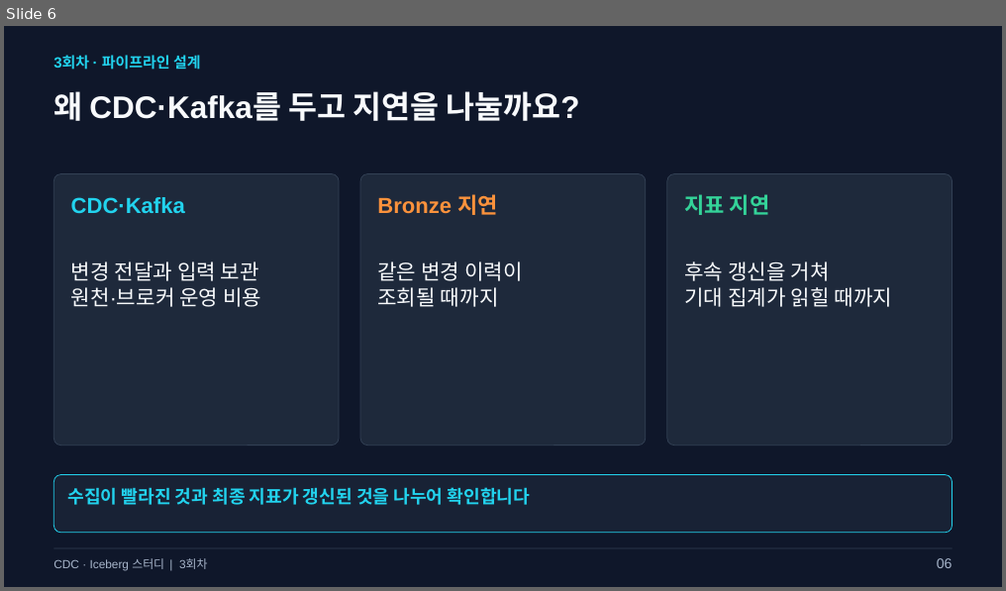
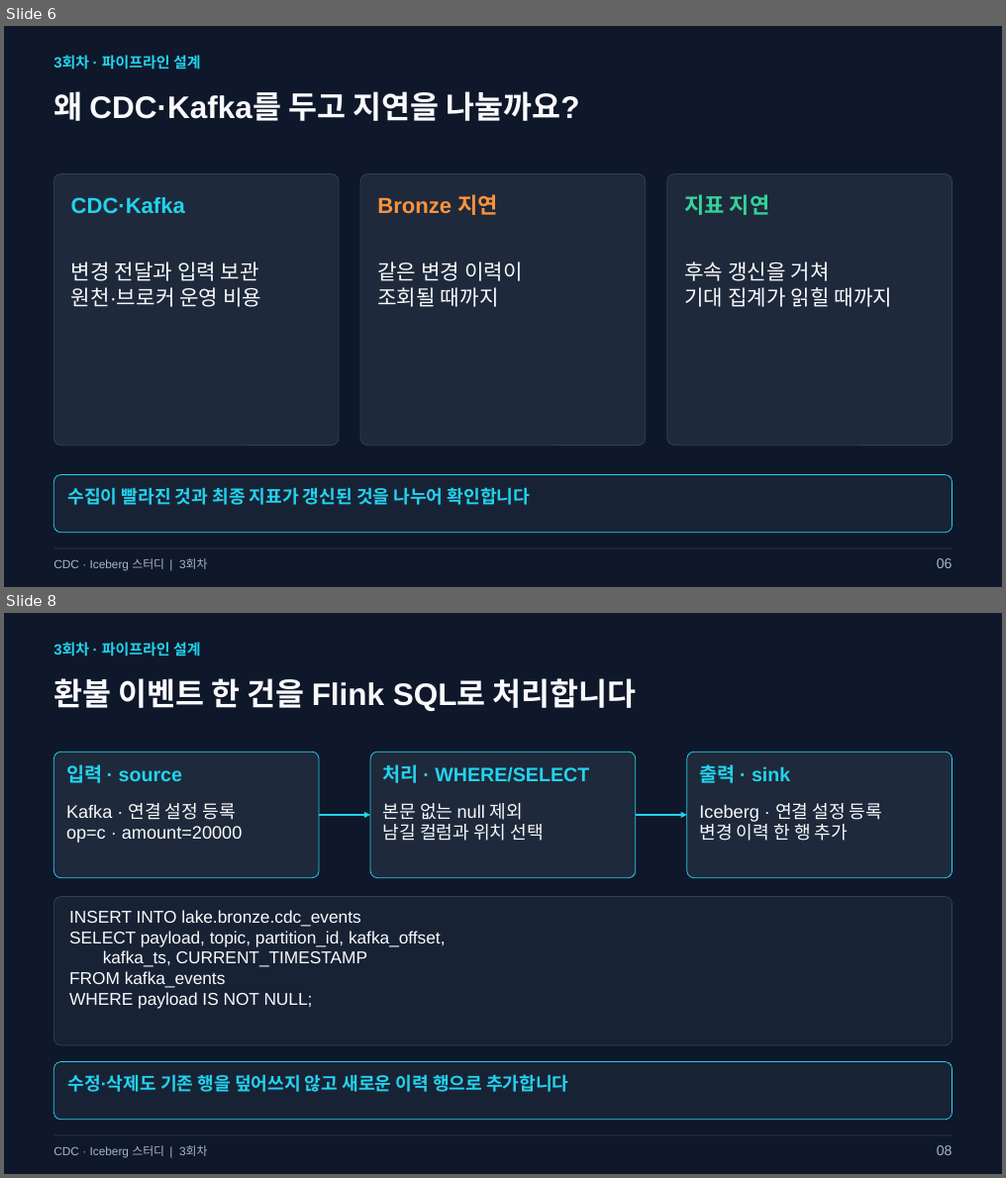
Before and after one commit to kim-dabin/cdc-lakehouse-study, a slide deck: labs/session03/slides/03-session03.pptx. Shown one above the other, each under a label of ours: slide 6 before the commit, slides 6 and 8 after it; the slides between them are not shown. The pictures are 1006x591 and 1006x1178 pixels, drawn with LibreOffice and Linux fonts; fonts in the diff are those of the drawing. Boxes give left, top, right and bottom in pixels: in the first picture for what was removed or moved away, otherwise in the second. Text is boxed around its words. In the diff, an @@ line names an element or a change of style, - is before the commit and + after.

Commit message:
Introduce Flink concepts before runtime and recovery details

```diff
--- a/labs/session03/slides/03-session03.pptx
+++ b/labs/session03/slides/03-session03.pptx
@@ slide 8 added at (4,613,1002,1174), background #0F172A @@
@@ text added at (54,642,201,657), 14.2 pt, text #22D3EE, bold @@
+3회차 · 파이프라인 설계
@@ text added at (54,678,637,711), 30 pt, text #F8FAFC, bold @@
+환불 이벤트 한 건을 Flink SQL로 처리합니다
@@ rounded rectangle added at (54,752,319,878), fill #1E293B, outline #22D3EE 0.75 pt @@
@@ rounded rectangle added at (371,752,636,878), fill #1E293B, outline #22D3EE 0.75 pt @@
@@ rounded rectangle added at (687,752,951,878), fill #1E293B, outline #22D3EE 0.75 pt @@
@@ text added at (66,764,182,783), 18.8 pt, text #22D3EE, bold @@
+입력 · source
@@ text added at (383,764,589,783), 18.8 pt, text #22D3EE, bold @@
+처리 · WHERE/SELECT
@@ text added at (699,764,790,783), 18.8 pt, text #22D3EE, bold @@
+출력 · sink
@@ text added at (66,803,242,843), 17.2 pt, text #F8FAFC @@
+Kafka · 연결 설정 등록
+op=c · amount=20000
@@ arrow added from (319, 815) to (371, 815), #22D3EE 1.5 pt @@
@@ text added at (383,803,544,841), 17.2 pt, text #F8FAFC @@
+본문 없는 null 제외
+남길 컬럼과 위치 선택
@@ arrow added from (636, 815) to (687, 815), #22D3EE 1.5 pt @@
@@ text added at (699,803,882,841), 17.2 pt, text #F8FAFC @@
+Iceberg · 연결 설정 등록
+변경 이력 한 행 추가
@@ rounded rectangle added at (54,897,952,1046), fill #182235, outline #334155 0.75 pt @@
@@ text added at (69,910,446,1009), 16.5 pt, text #F8FAFC @@
+INSERT INTO lake.bronze.cdc_events
+SELECT payload, topic, partition_id, kafka_offset,
+kafka_ts, CURRENT_TIMESTAMP
+FROM kafka_events
+WHERE payload IS NOT NULL;
@@ rounded rectangle added at (54,1062,952,1120), fill #182235, outline #22D3EE 0.75 pt @@
@@ text added at (68,1074,568,1092), 17.2 pt, text #22D3EE, bold @@
+수정·삭제도 기존 행을 덮어쓰지 않고 새로운 이력 행으로 추가합니다
@@ text added at (54,1146,207,1158), 11.2 pt, text #A7B5CA @@
+CDC · Iceberg 스터디 | 3회차
@@ rectangle added at (54,1136,952,1137), fill #334155 @@
@@ text added at (937,1146,952,1156), 13.5 pt, text #A7B5CA @@
+08
```
Also in this commit, not shown: 8 slides changed, 1 other slide added, 2 slides removed, 2 other files.
